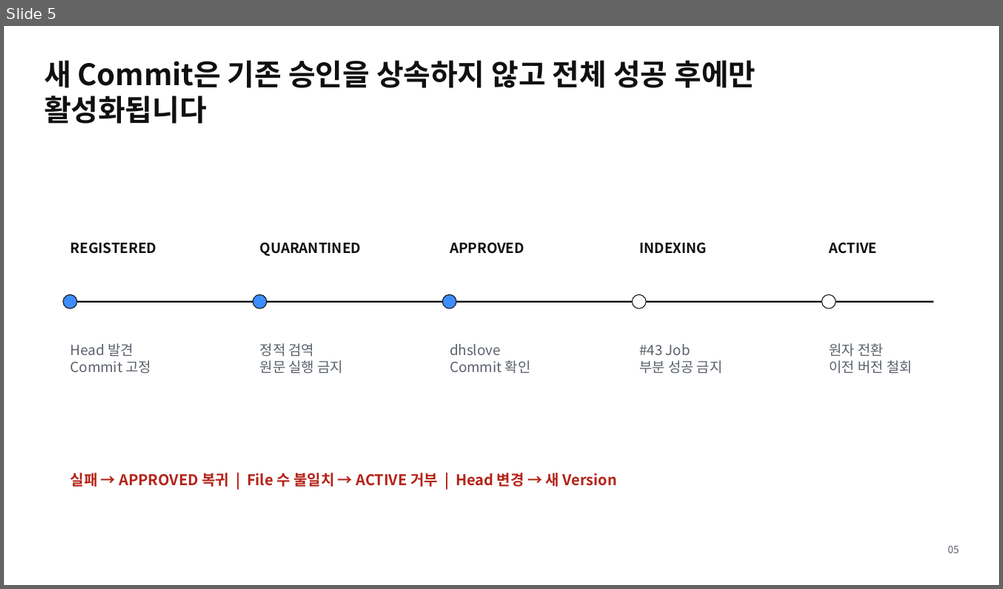
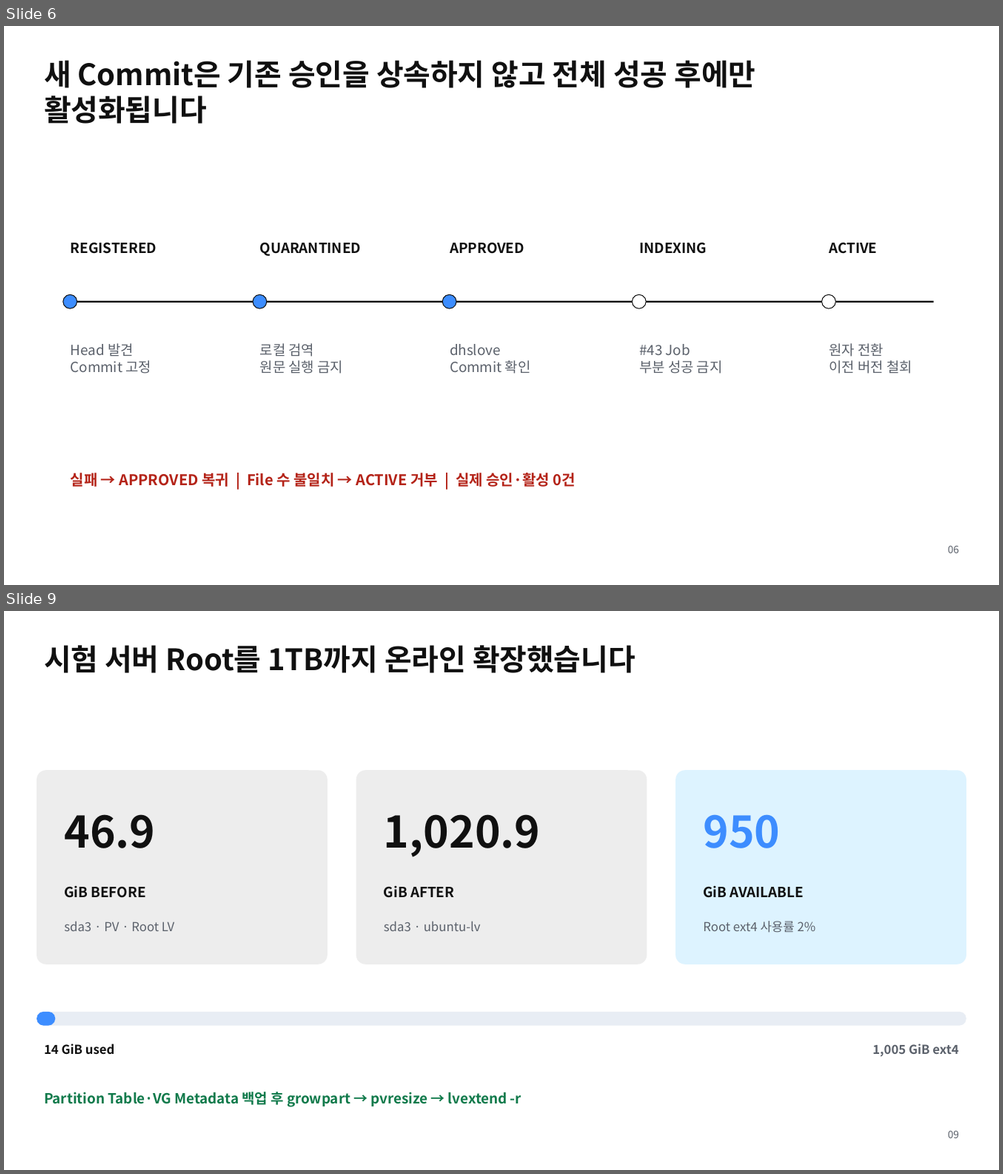
Before and after one commit to ablecloud-team/ablestack-techflow, a slide deck: output/presentation/techflow-source-registry.pptx. Shown one above the other, each under a label of ours: slide 5 before the commit, slides 6 and 9 after it; the slides between them are not shown. The pictures are 1003x589 and 1003x1174 pixels, drawn with LibreOffice and Linux fonts; fonts in the diff are those of the drawing. Boxes give left, top, right and bottom in pixels: in the first picture for what was removed or moved away, otherwise in the second. Text is boxed around its words. In the diff, an @@ line names an element or a change of style, - is before the commit and + after.

```diff
--- a/output/presentation/techflow-source-registry.pptx
+++ b/output/presentation/techflow-source-registry.pptx
@@ slide 9 added at bbox=[4, 611, 999, 1170], background #FFFFFF @@
@@ text added at bbox=[44, 645, 635, 673], 28.5 pt, text #101010, bold @@
+시험 서버 Root를 1TB까지 온라인 확장했습니다
@@ rounded rectangle added at bbox=[37, 771, 328, 965], fill #EDEDED @@
@@ rounded rectangle added at bbox=[356, 771, 647, 965], fill #EDEDED @@
@@ rounded rectangle added at bbox=[675, 771, 967, 965], fill #DDF3FF @@
@@ text added at bbox=[64, 815, 155, 849], 42 pt, text #101010, bold @@
+46.9
@@ text added at bbox=[384, 815, 540, 857], 42 pt, text #101010, bold @@
+1,020.9
@@ text added at bbox=[703, 815, 780, 849], 42 pt, text #3D8DFF, bold @@
+950
@@ text added at bbox=[64, 886, 146, 898], 13.5 pt, text #101010, bold @@
+GiB BEFORE
@@ text added at bbox=[384, 886, 454, 898], 13.5 pt, text #101010, bold @@
+GiB AFTER
@@ text added at bbox=[703, 886, 803, 898], 13.5 pt, text #101010, bold @@
+GiB AVAILABLE
@@ text added at bbox=[64, 921, 174, 931], 12 pt, text #5B616B @@
+sda3 · PV · Root LV
@@ text added at bbox=[384, 921, 481, 931], 12 pt, text #5B616B @@
+sda3 · ubuntu-lv
@@ text added at bbox=[703, 921, 816, 933], 12 pt, text #5B616B @@
+Root ext4 사용률 2%
@@ rounded rectangle added at bbox=[37, 1012, 967, 1027], fill #E8EDF4 @@
@@ rounded rectangle added at bbox=[37, 1012, 56, 1027], fill #3D8DFF @@
@@ text added at bbox=[44, 1044, 115, 1055], 12 pt, text #101010, bold @@
+14 GiB used
@@ text added at bbox=[872, 1044, 958, 1057], 12 pt, text #5B616B, bold @@
+1,005 GiB ext4
@@ text added at bbox=[44, 1092, 521, 1108], 13.5 pt, text #117A4B, bold @@
+Partition Table·VG Metadata 백업 후 growpart → pvresize → lvextend -r
@@ text added at bbox=[948, 1131, 959, 1139], 9.8 pt, text #5B616B @@
+09
@@ what was slide 5 is now slide 6 @@
@@ slide 6 changed as well @@
@@ text at bbox=[260, 343, 315, 357]: text changed @@
-정적 검역
+로컬 검역
@@ text at bbox=[71, 473, 575, 487]: text changed @@
-실패 → APPROVED 복귀 | File 수 불일치 → ACTIVE 거부 | Head 변경 → 새 Version
+실패 → APPROVED 복귀 | File 수 불일치 → ACTIVE 거부 | 실제 승인·활성 0건
```
Also in this commit, not shown: 2 other slides changed, 6 other slides added, 5 slides removed, 41 other files.
